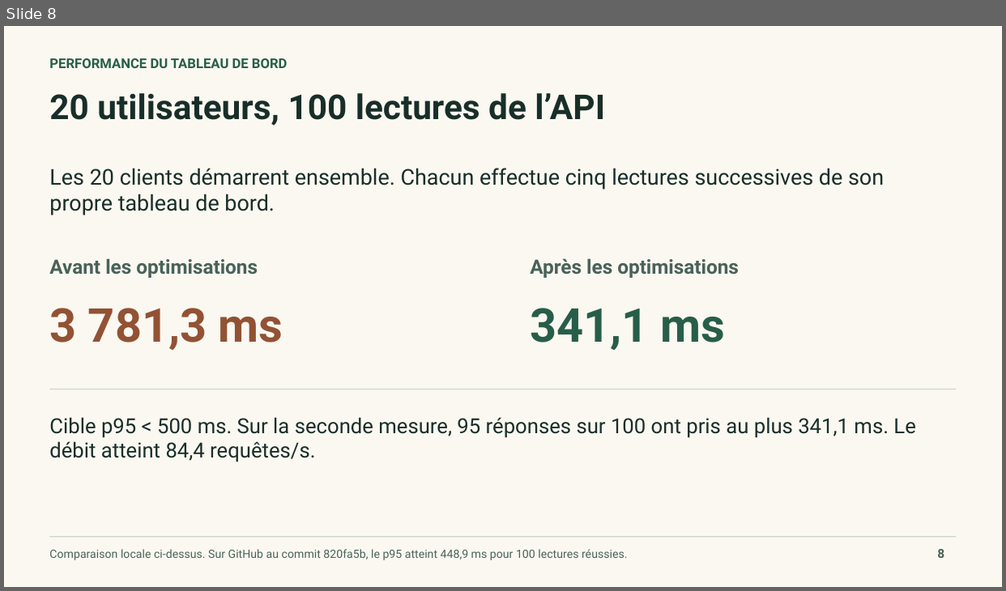
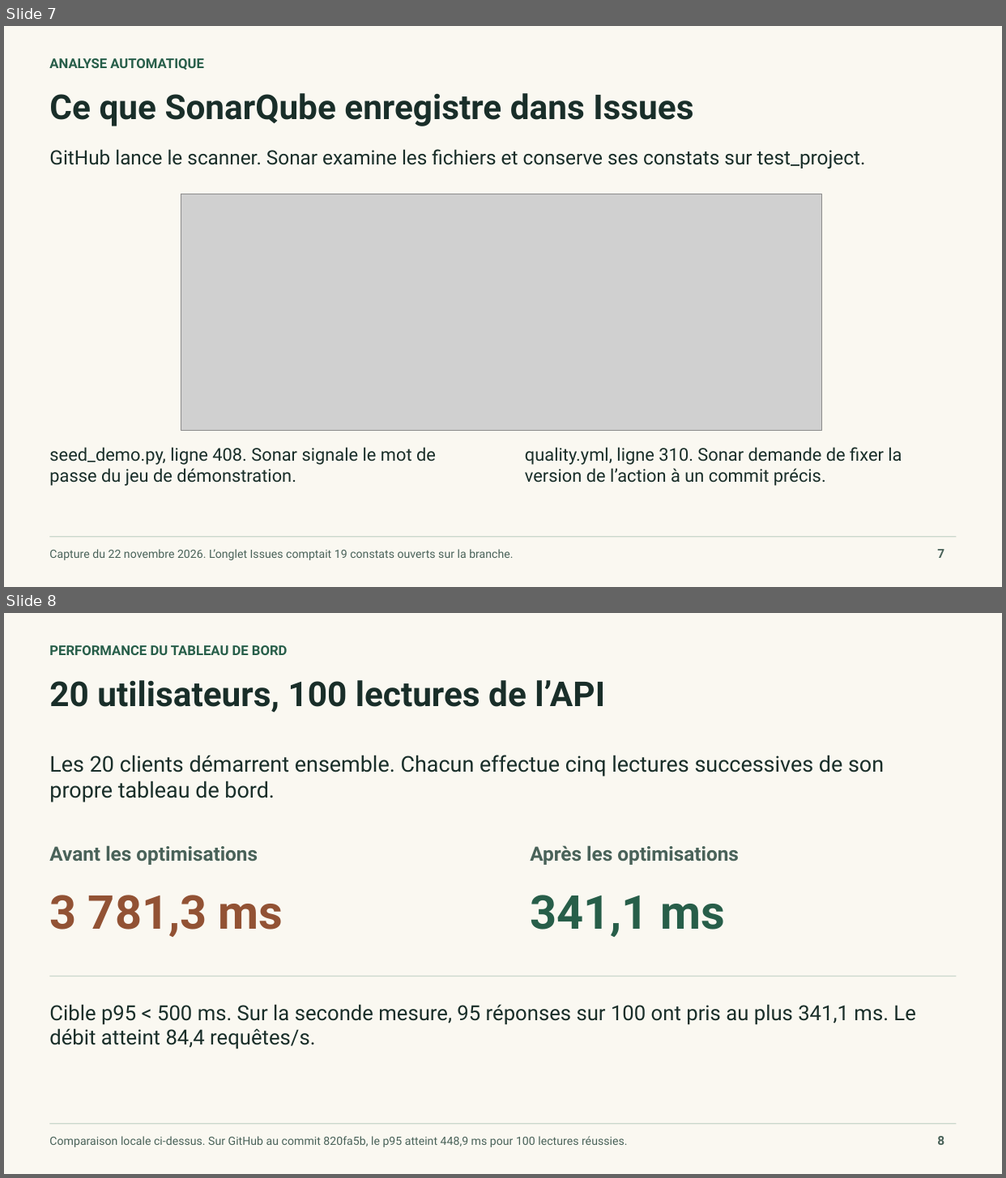
Before and after one commit to WasMas/Farm_App, a slide deck: docs/quality/Fieldbook-Soutenance.pptx. Shown one above the other, each under a label of ours: slide 8 before the commit, slides 7 and 8 after it. The pictures are 1006x591 and 1006x1178 pixels, drawn with LibreOffice and Linux fonts; fonts in the diff are those of the drawing; grey boxes stand for pictures. Boxes give left, top, right and bottom in pixels: in the first picture for what was removed or moved away, otherwise in the second. Text is boxed around its words. In the diff, an @@ line names an element or a change of style, - is before the commit and + after.

Commit message:
Present test examples, recorded Sonar issues and the full pipeline walkthrough

```diff
--- a/docs/quality/Fieldbook-Soutenance.pptx
+++ b/docs/quality/Fieldbook-Soutenance.pptx
@@ slide 7 added at (x1=4, y1=26, x2=1002, y2=587), background #FAF8F1 @@
@@ text added at (x1=49, y1=58, x2=204, y2=70), 13 pt, text #275E49, bold @@
+ANALYSE AUTOMATIQUE
@@ text added at (x1=49, y1=93, x2=693, y2=126), 33 pt, text #192E29, bold @@
+Ce que SonarQube enregistre dans Issues
@@ text added at (x1=49, y1=149, x2=866, y2=169), 19 pt, text #192E29 @@
+GitHub lance le scanner. Sonar examine les fichiers et conserve ses constats sur test_project.
@@ picture added at (x1=181, y1=194, x2=821, y2=430) @@
@@ text added at (x1=49, y1=447, x2=436, y2=486), 17 pt, text #192E29 @@
+seed_demo.py, ligne 408. Sonar signale le mot de passe du jeu de démonstration.
@@ text added at (x1=525, y1=447, x2=901, y2=486), 17 pt, text #192E29 @@
+quality.yml, ligne 310. Sonar demande de fixer la version de lʼaction à un commit précis.
@@ rectangle added at (x1=49, y1=536, x2=957, y2=537), fill #CAD7CC @@
@@ text added at (x1=49, y1=549, x2=513, y2=561), 11 pt, text #496259 @@
+Capture du 22 novembre 2026. Lʼonglet Issues comptait 19 constats ouverts sur la branche.
@@ text added at (x1=937, y1=549, x2=944, y2=558), 12 pt, text #496259, bold @@
+7
```
Also in this commit, not shown: 4 slides changed, 1 other slide added, 1 slide removed, 2 other files.
